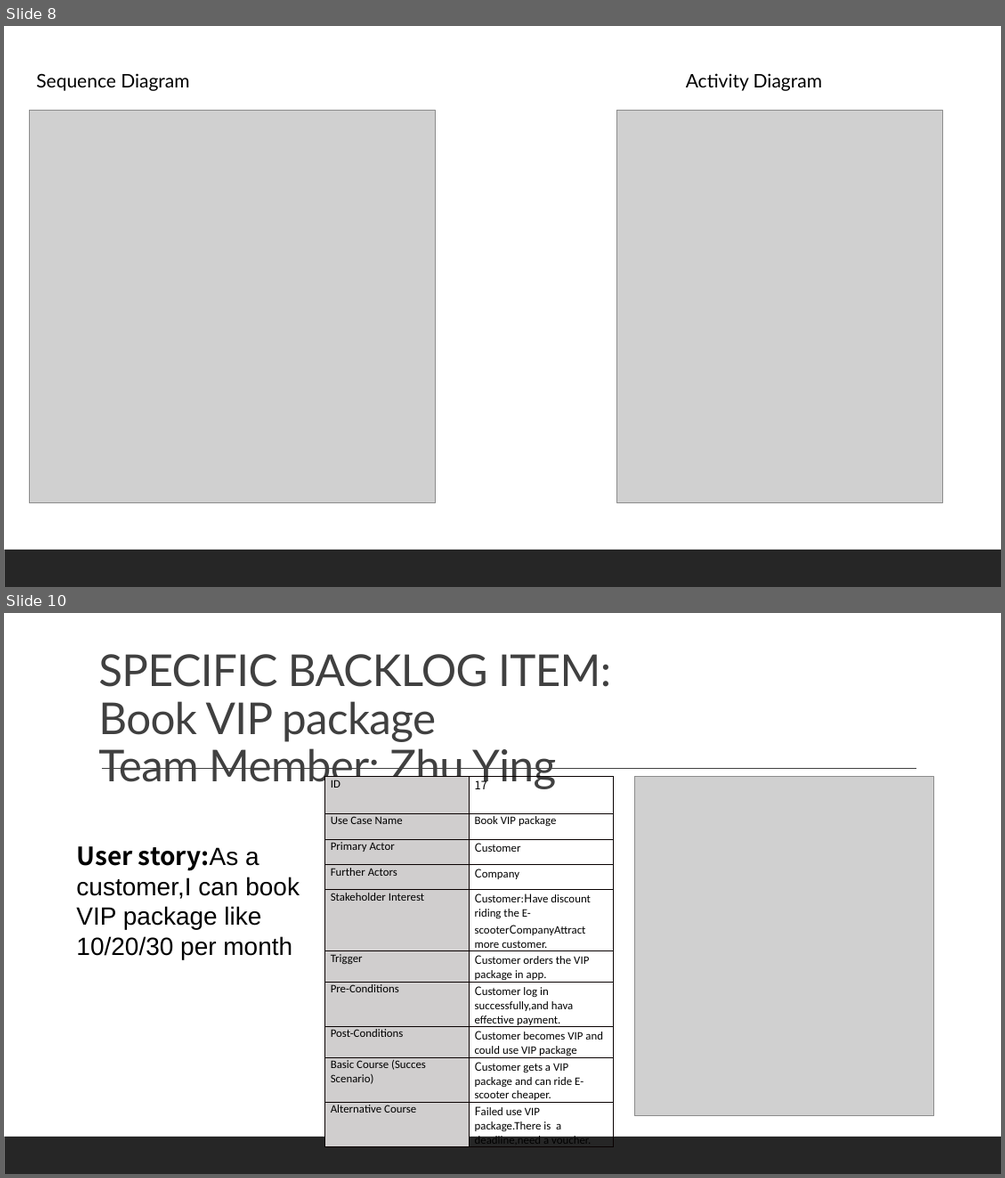
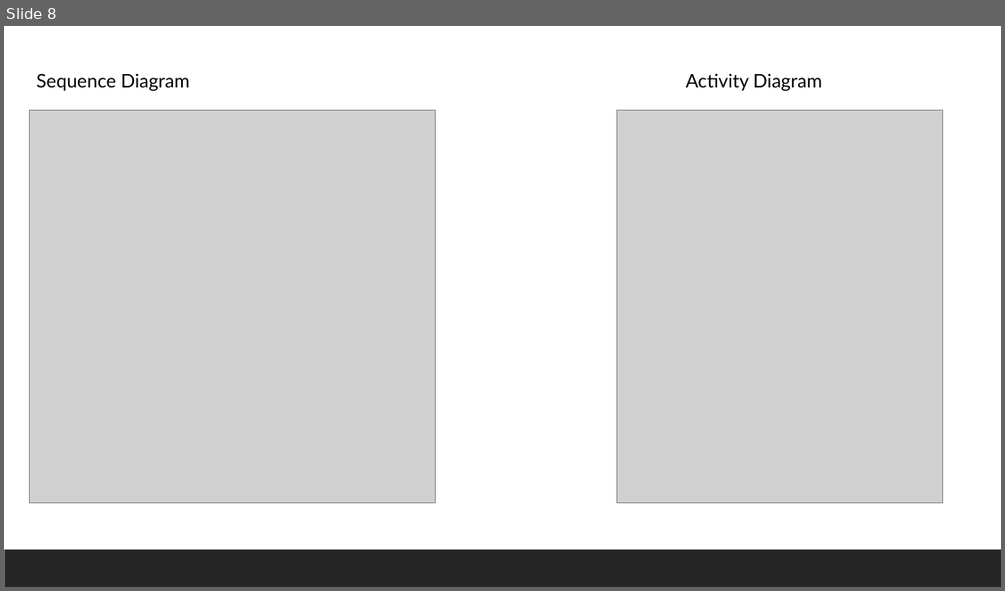
Before and after one commit to zzmaoyuqing/SWA_project, a slide deck: PPT.pptx. Shown one above the other, each under a label of ours: slides 8 and 10 before the commit, slide 8 after it; the slides between them are not shown. The pictures are 1005x1178 and 1005x591 pixels, drawn with LibreOffice and Linux fonts; fonts in the diff are those of the drawing; grey boxes stand for pictures. Boxes give left, top, right and bottom in pixels: in the first picture for what was removed or moved away, otherwise in the second. Text is boxed around its words. In the diff, an @@ line names an element or a change of style, - is before the commit and + after.

Commit message:
delete others backlogs

```diff
--- a/PPT.pptx
+++ b/PPT.pptx
@@ slide 10 removed at (4, 613, 1001, 1174), background #FFFFFF; not listed: 1 template element that a slide beside it also shows @@
@@ title removed at (98, 654, 611, 790) @@
-SPECIFIC BACKLOG ITEM:
-Book VIP package
-Team Member: Zhu Ying
@@ line removed from (102, 769) to (917, 769) @@
@@ table removed at (324, 777, 614, 1140), 10 rows, 2 columns @@
-ID | 17
-Use Case Name | Book VIP package
-Primary Actor | Customer
-Further Actors | Company
-Stakeholder Interest | Customer:Have discount riding the E-scooterCompanyAttract more customer.
-Trigger | Customer orders the VIP package in app.
-Pre-Conditions | Customer log in successfully,and hava effective payment.
-Post-Conditions | Customer becomes VIP and could use VIP package
-Basic Course (Succes Scenario) | Customer gets a VIP package and can ride E-scooter cheaper.
-Alternative Course | Failed use VIP package.There is a deadline,need a voucher.
@@ picture removed at (634, 777, 934, 1116) @@
@@ text removed at (76, 846, 299, 959) @@
-User story:As a customer,I can book VIP package like 10/20/30 per month
```
Also in this commit, not shown: 5 slides changed, 2 other slides removed.
